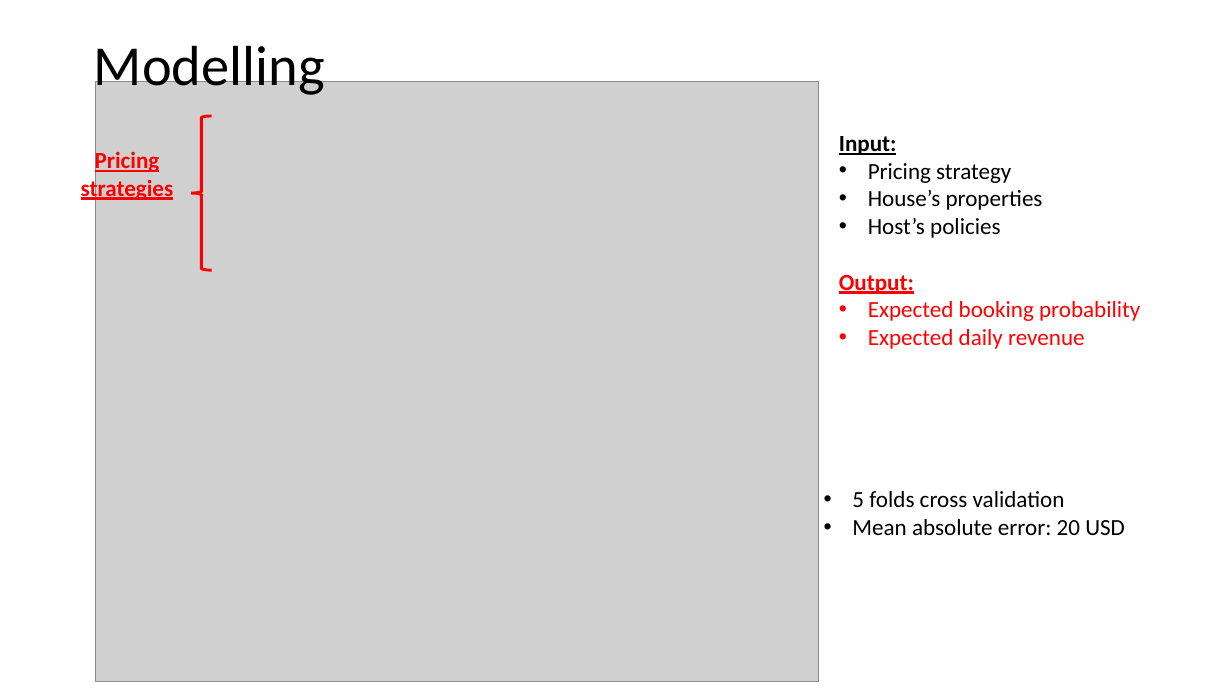
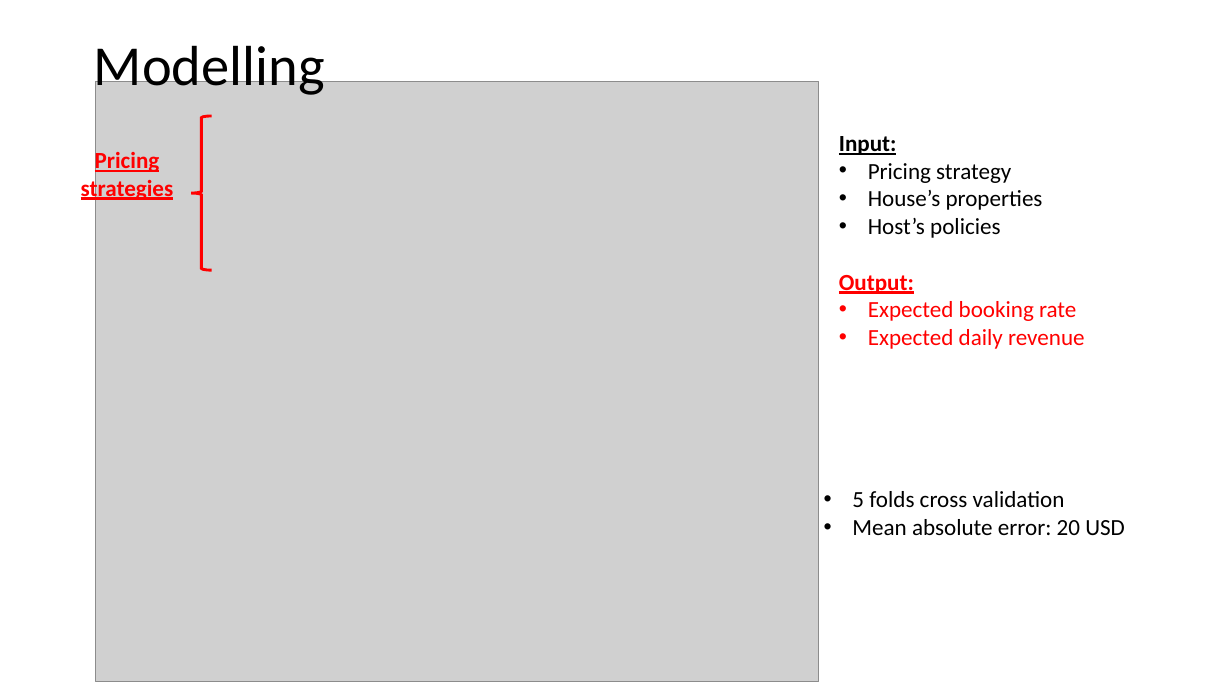
Before and after one commit to dmnguyen92/Predicting-Airbnb-host-revenue-in-Seattle, a slide deck: slide 8 of Presentation.pptx. Drawn at 1232x693 pixels with LibreOffice and Linux fonts; fonts in the diff are those of the drawing; grey boxes stand for pictures. Boxes give left, top, right and bottom in pixels: in the first picture for what was removed or moved away, otherwise in the second. Text is boxed around its words. In the diff, an @@ line names an element or a change of style, - is before the commit and + after.

```diff
--- a/Presentation.pptx
+++ b/Presentation.pptx
@@ text at box(868, 301, 1076, 321): text changed @@
-• Expected booking probability
+• Expected booking rate
```
Also in this commit, not shown: 3 other slides changed.
